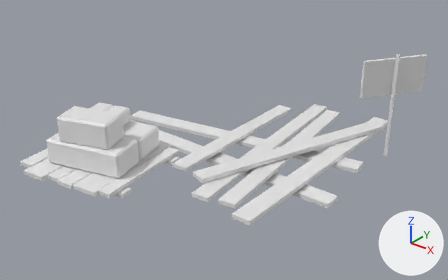
The FBX model Assets/KoboldKare/Models/Furniture/FruitShedDebris.fbx as it was, and as the next commit left it.
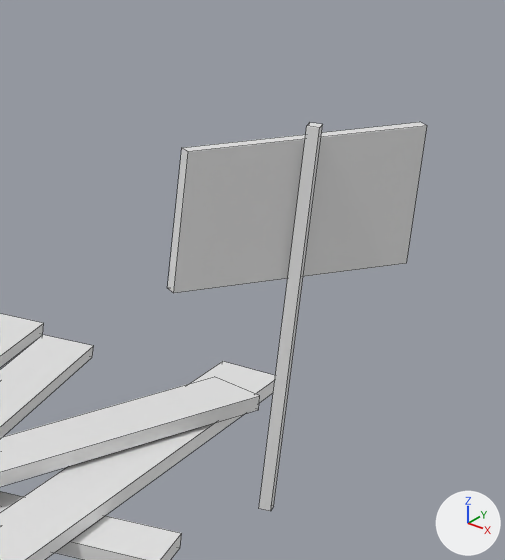
There are two pictures of each version: one whole from a 50 mm lens placed at (8.38, -12.76, 7.81), pointed at (-0.94, -1.11, 0.58), one close up on the part from 70% to 100% of the width and 8% to 60% of the height. Arrows for +X, +Y and +Z are at lower right; the lights stay in place. The close-ups show mesh edges as thin lines.

The scene before the commit, as lines of its bpy script (objects in view):
```python
me_cube_002 = bpy.data.meshes.new('Cube.002')
me_cube_002.from_pydata(...)  # 256 vertices, 229 faces; spans x -5.11..2.84, y -5.1..3.62, z 0.0..2.86
# faces by material slot: [99, 130]
me_cube_002.materials.append(mat_wood)  # white #e7e7e7
me_cube_002.materials.append(mat_straw)  # white #e7e7e7
ob_debris = bpy.data.objects.new('Debris', me_cube_002)
ob_debris.location = (0.0, 0.0, 0.0)
```
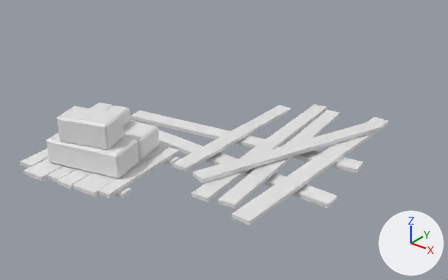
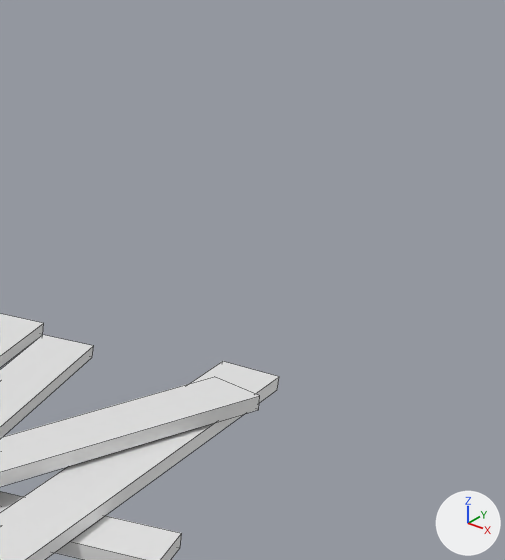
The change, as a diff of the scene's bpy script:
```diff
--- a/Assets/KoboldKare/Models/Furniture/FruitShedDebris.fbx.py
+++ b/Assets/KoboldKare/Models/Furniture/FruitShedDebris.fbx.py
@@ me_cube_002 @@
 me_cube_002.from_pydata(...)  # 256 vertices, 229 faces; spans x -5.11..2.84, y -5.1..3.62, z 0.0..2.86
 # used by ob_debris; location = (0.0, 0.0, 0.0)
+# me_cube_002 part 1: the loose piece of 8 vertices spanning x 2.32..2.42, y 1.79..1.89, z 0.01..2.86 is deleted
+# me_cube_002 part 2: the loose piece of 8 vertices spanning x 1.76..2.84, y 1.11..2.67, z 1.76..2.76 is deleted
 me_cube_002.materials.append(mat_wood)
```

Boxes (x1, y1, x2, y2) around the edits, measured in the close-ups (505 x 560 px):
'Debris', reshaped: before (0, 122, 427, 560); after (0, 313, 279, 560)
part 1 of me_cube_002, deleted: before (259, 123, 323, 511)
part 2 of me_cube_002, deleted: before (167, 122, 427, 293)
